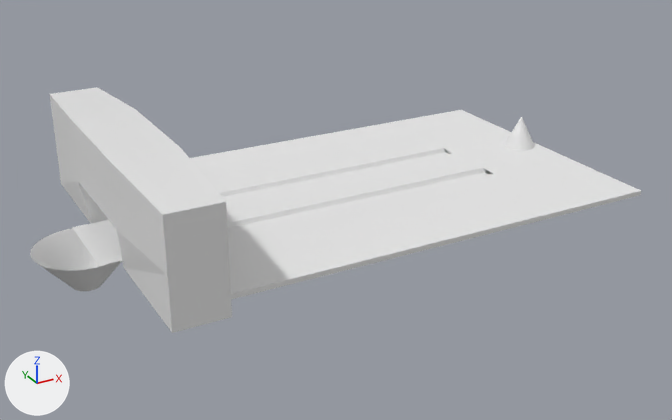
The Blender file Assets/prefabs/bowling.blend: old version first, new version second.
Both versions are drawn from a camera (50 mm lens) standing at (-22.4, -42.7, 19.1) and looking at (0.2, -1.7, -1.4). Arrows for +X, +Y and +Z are at lower left; the lights stay in place.

In view in the first picture: 'Cone', 'Cone.001', 'Lane', 'sweeper'.
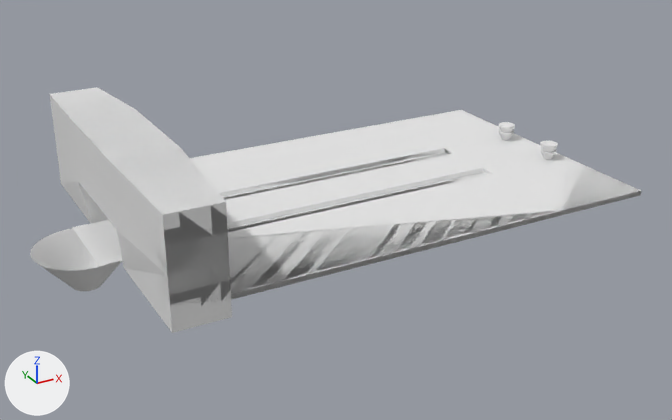
What differs and where, as boxes (x1, y1, x2, y2) in the pictures (672 x 420 px; the box of a moved part takes in the faces that stretch with it):
'Cone.001', reshaped: before (504, 117, 535, 151); after (498, 122, 558, 160)
part 1 of me_cone_001, moved or reshaped (not visible afterwards): before (504, 117, 535, 151)
part 2 of me_cone_001, added: after (498, 129, 514, 140)
part 3 of me_cone_001, added: after (540, 148, 557, 160)
part 4 of me_cone_001, added: after (499, 122, 515, 133)
part 5 of me_cone_001, added: after (540, 141, 558, 152)
part 6 of me_cube_001, added: after (50, 90, 232, 333)
part 7 of me_cube, added: after (94, 110, 641, 300)

Diff of the bpy script that builds the scene:
```diff
--- a/Assets/prefabs/bowling.blend.py
+++ b/Assets/prefabs/bowling.blend.py
@@ me_cone_001 @@
 # used by ob_cone_001; location = (14.3, 0.17, 0.19)
-me_cone_001.from_pydata(...)  # 66 vertices, 66 faces; spans x -1.0..1.0, y -1.0..1.0, z -1.0..1.0
+me_cone_001.from_pydata(...)  # 776 vertices, 776 faces; spans x -0.51..0.51, y -3.18..1.88, z -1.39..0.06
+# me_cone_001 part 1: the loose piece of 33 vertices spanning x -1.0..1.0, y -1.0..1.0, z -1.0..1.0 is turned -180 degrees about the y axis through its middle and scaled by 0.504, then moved by (0.0, -2.67, -0.88)
+# me_cone_001 part 2: a new loose piece, a 32-sided cone pointing to -z spanning x -0.51..0.51, y 0.85..1.88, z -1.39..-0.37
+# me_cone_001 part 3: a new loose piece, a 32-sided cone pointing to -z spanning x -0.51..0.51, y -3.18..-2.16, z -1.39..-0.37
+# me_cone_001 part 4: a new loose piece of 161 vertices spanning x -0.51..0.51, y 0.86..1.87, z -1.09..0.06
+# me_cone_001 part 5: a new loose piece of 161 vertices spanning x -0.51..0.51, y -3.18..-2.16, z -1.09..0.06
@@ me_cube_001 @@
 # used by ob_sweeper; location = (-10.83, 0.0, 0.0)
-me_cube_001.from_pydata(...)  # 48 vertices, 46 faces; spans x -1.7..1.7, y -9.9..9.0, z -1.3..4.4
+me_cube_001.from_pydata(...)  # 96 vertices, 92 faces; spans x -1.7..1.7, y -9.9..9.0, z -1.3..4.4
+# me_cube_001 part 6: a new loose piece of 48 vertices spanning x -1.7..1.7, y -9.9..9.0, z -1.3..4.4
@@ me_cube @@
 # used by ob_lane; location = (0.0, 0.0, 0.0)
-me_cube.from_pydata(...)  # 450 vertices, 419 faces; spans x -13.3..15.5, y -9.0..8.0, z -1.0..-0.7
+me_cube.from_pydata(...)  # 900 vertices, 848 faces; spans x -13.3..15.5, y -9.0..8.0, z -1.0..-0.7
+# me_cube part 7: 450 vertices added at x -13.3..15.5, y -9.0..8.0, z -1.0..-0.7
 me_cube.materials.append(mat_material)
@@ ob_lane @@
 ob_lane.location = (0.0, 0.0, 0.0)
+_m = ob_lane.modifiers.new('Solidify', 'SOLIDIFY')
+_m.nonmanifold_thickness_mode = 'FIXED'
+_m.nonmanifold_merge_threshold = 0.0003
```
